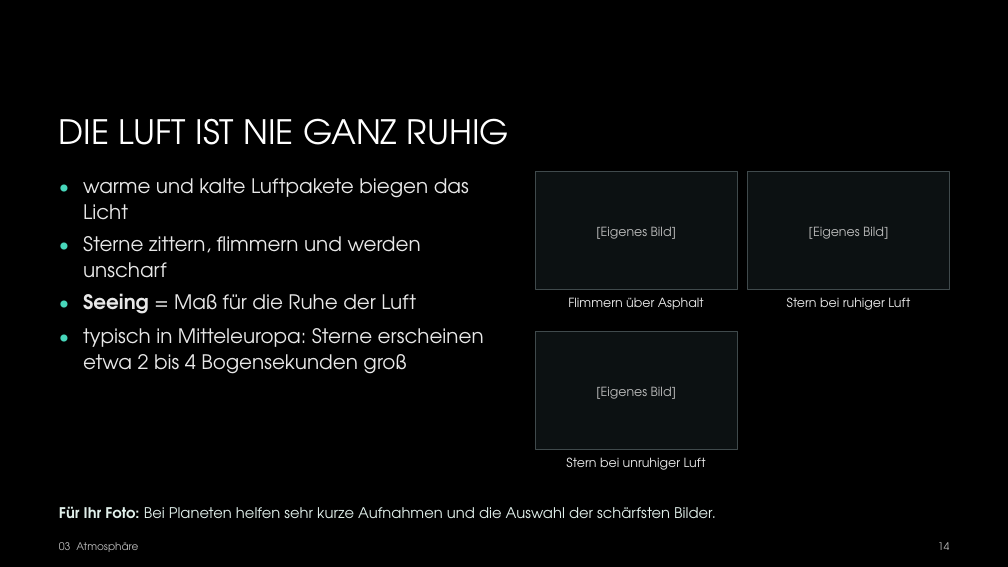
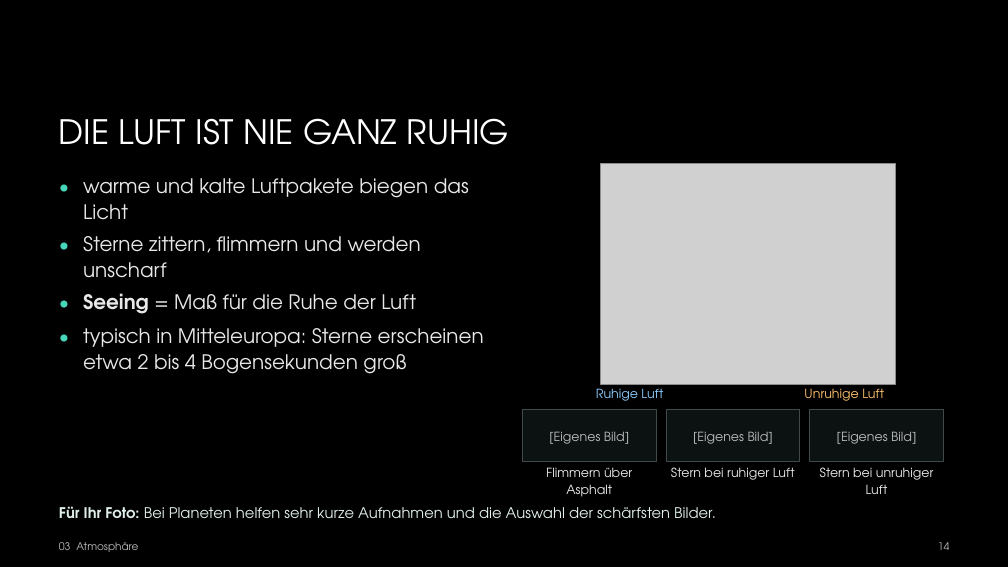
Before and after one commit to hagen-gloetter/Vortrag-Astrofotografie-VHS, a slide deck: slide 14 of Präsenation/Astro-fotografie.pptx. Drawn at 1008x567 pixels with LibreOffice and Linux fonts; fonts in the diff are those of the drawing; grey boxes stand for pictures; background and template pictures are left out. Boxes give left, top, right and bottom in pixels: in the first picture for what was removed or moved away, otherwise in the second. Text is boxed around its words. In the diff, an @@ line names an element or a change of style, - is before the commit and + after.

```diff
--- a/Präsenation/Astro-fotografie.pptx
+++ b/Präsenation/Astro-fotografie.pptx
@@ picture added at (x1=600, y1=163, x2=895, y2=384) @@
@@ text added at (x1=596, y1=388, x2=663, y2=401), 12 pt, text #8DCCFF @@
+Ruhige Luft
@@ text added at (x1=804, y1=388, x2=884, y2=401), 12 pt, text #FFC26D @@
+Unruhige Luft
@@ rectangle resized from (x1=535, y1=172, x2=737, y2=290) to (x1=523, y1=410, x2=656, y2=461) @@
@@ rectangle resized from (x1=748, y1=172, x2=950, y2=290) to (x1=666, y1=410, x2=800, y2=461) @@
@@ rectangle resized from (x1=535, y1=332, x2=737, y2=450) to (x1=810, y1=410, x2=944, y2=461) @@
@@ text "[Eigenes Bild]" moved from (x1=596, y1=226, x2=676, y2=239) to (x1=549, y1=431, x2=629, y2=444) @@
@@ text "[Eigenes Bild]" moved from (x1=809, y1=226, x2=888, y2=239) to (x1=693, y1=431, x2=773, y2=444) @@
@@ text "[Eigenes Bild]" moved from (x1=596, y1=386, x2=676, y2=399) to (x1=837, y1=431, x2=916, y2=444) @@
@@ text "Flimmern über Asphalt" rewrapped from (x1=568, y1=297, x2=704, y2=310) to (x1=546, y1=467, x2=632, y2=497) @@
@@ text "Stern bei ruhiger Luft" moved from (x1=787, y1=297, x2=910, y2=310) to (x1=671, y1=467, x2=795, y2=480) @@
@@ text "Stern bei unruhiger Luft" rewrapped from (x1=566, y1=457, x2=706, y2=470) to (x1=820, y1=467, x2=933, y2=494) @@
```
Also in this commit, not shown: 27 other slides changed, 12 other files.
